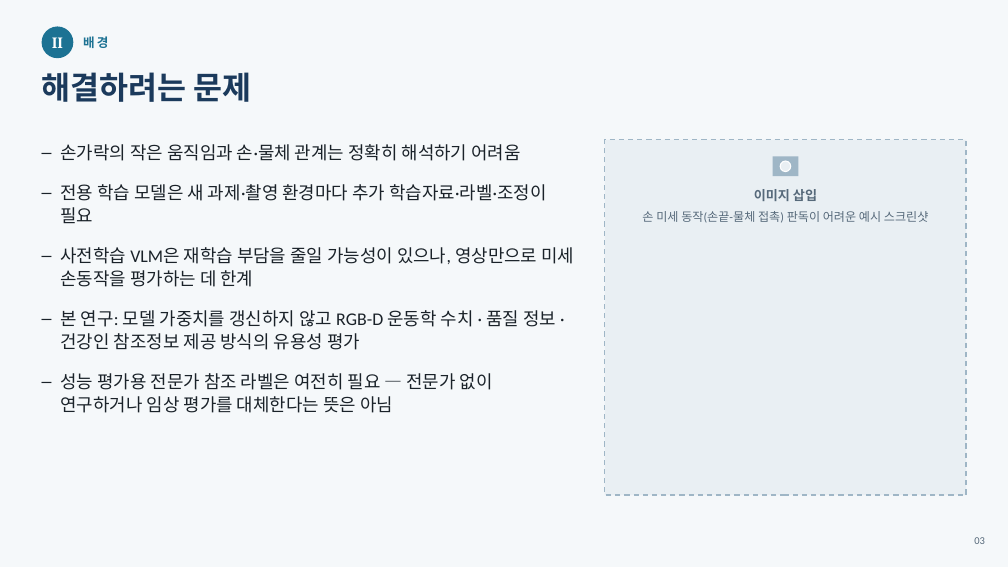
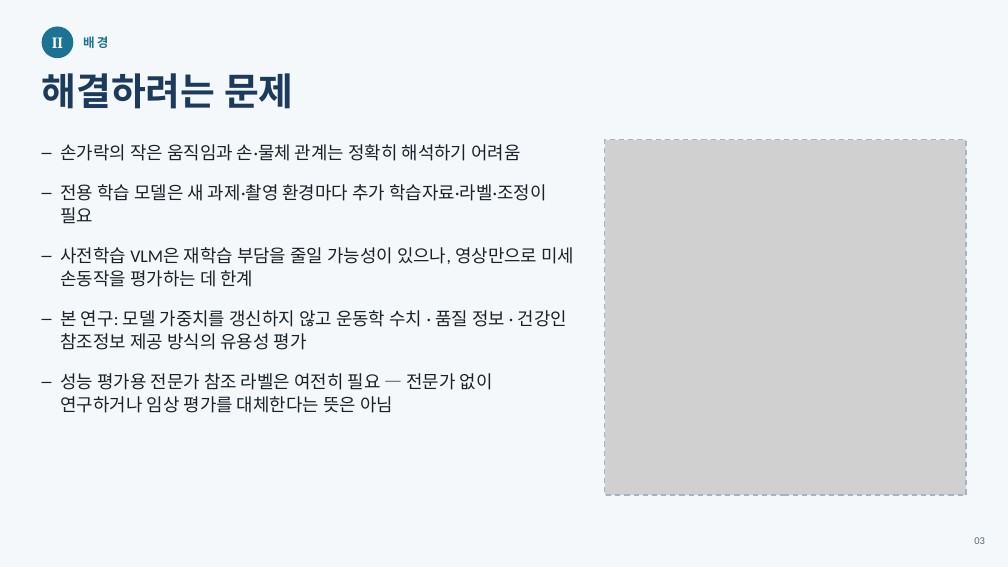
Before and after one commit to passtock/casstone, a slide deck: slide 3 of capstone/연구계획서_발표슬라이드클로드.pptx. Drawn at 1008x567 pixels with LibreOffice and Linux fonts; fonts in the diff are those of the drawing; grey boxes stand for pictures. Boxes give left, top, right and bottom in pixels: in the first picture for what was removed or moved away, otherwise in the second. Text is boxed around its words. In the diff, an @@ line names an element or a change of style, - is before the commit and + after.

```diff
--- a/capstone/연구계획서_발표슬라이드클로드.pptx
+++ b/capstone/연구계획서_발표슬라이드클로드.pptx
@@ text "해결하려는 문제" at box(42, 73, 294, 109): size 30 to 36 pt @@
@@ rectangle removed at box(605, 140, 966, 495) @@
@@ picture added at box(605, 140, 966, 495) @@
@@ rectangle removed at box(773, 157, 799, 176) @@
@@ ellipse removed at box(780, 161, 791, 172) @@
@@ text removed at box(642, 189, 928, 223) @@
-이미지 삽입
-손 미세 동작(손끝-물체 접촉) 판독이 어려운 예시 스크린샷
@@ text at box(60, 310, 567, 350): text changed @@
-– 본 연구: 모델 가중치를 갱신하지 않고 RGB-D 운동학 수치 · 품질 정보 · 건강인 참조정보 제공 방식의 유용성 평가
+– 본 연구: 모델 가중치를 갱신하지 않고 운동학 수치 · 품질 정보 · 건강인 참조정보 제공 방식의 유용성 평가
```
Also in this commit, not shown: 14 other slides changed, 1 slide removed, 34 other files.
